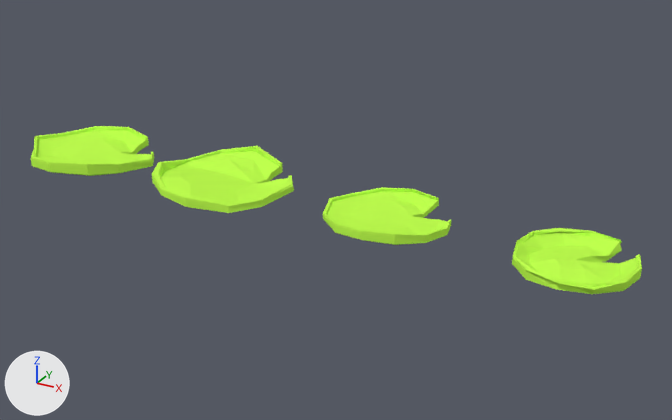
The Blender file Assets/Models/Doodads/Swamp/swampLillipads.blend, before and after one commit.
Camera for both pictures: a 50 mm lens placed at (21.7, -34.7, 17.4), pointed at (2.3, 0.6, -0.3). The axes (+X, +Y, +Z) are drawn at lower left. The lights are the same throughout.

In view in the first picture: 'LillypadA', 'LillypadB', 'LillypadC', 'LillypadD'.
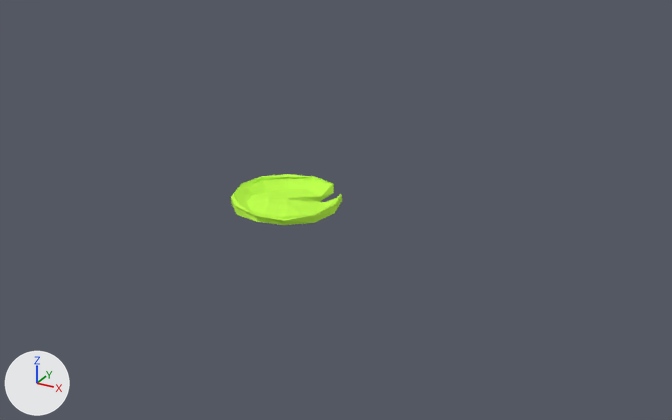
Where the newer file only moved an object's origin or applied its transform, the numbers keep the older frame.

The change, as a diff of the scene's bpy script:
```diff
--- a/Assets/Models/Doodads/Swamp/swampLillipads.blend.py
+++ b/Assets/Models/Doodads/Swamp/swampLillipads.blend.py
@@ me_sphere_003 @@
 me_sphere_003.from_pydata(...)  # 122 vertices, 131 faces; spans x -7.21..0.29, y -3.48..3.18, z -0.22..1.08
 # used by ob_lillypadd; location = (0.0, 0.0, 0.0)
+# me_sphere_003 part 1: the whole mesh is turned -90 degrees about the x axis through its middle, then moved by (3.32, 0.15, -0.15)
 me_sphere_003.materials.append(mat_lilypad_greena)
@@ me_sphere_002 @@
 me_sphere_002.from_pydata(...)  # 122 vertices, 131 faces; spans x 2.25..8.15, y -2.57..2.75, z -0.21..0.63
 # used by ob_lillypadc; location = (0.0, 0.0, 0.0)
+# me_sphere_002 part 2: the whole mesh is turned -90 degrees about the x axis through its middle, then moved by (-4.96, 0.11, 0.07)
 me_sphere_002.materials.append(mat_lilypad_greena)
@@ me_sphere_001 @@
 me_sphere_001.from_pydata(...)  # 122 vertices, 131 faces; spans x 11.23..16.43, y -2.74..2.74, z -0.39..0.48
 # used by ob_lillypada; location = (0.0, 0.0, 0.0)
+# me_sphere_001 part 3: the whole mesh is moved by (-13.82, -0.1, -0.08)
 me_sphere_001.materials.append(mat_lilypad_greena)
@@ me_sphere @@
 me_sphere.from_pydata(...)  # 122 vertices, 131 faces; spans x -15.91..-8.48, y -3.15..3.02, z -0.26..0.78
 # used by ob_lillypadb; location = (0.0, 0.0, 0.0)
+# me_sphere part 4: the whole mesh is turned -90 degrees about the x axis through its middle, then moved by (11.48, 0.17, -0.11)
 me_sphere.materials.append(mat_lilypad_greena)
@@ ob_lillypadd @@
 ob_lillypadd.location = (0.0, 0.0, 0.0)
+ob_lillypadd.rotation_euler = (1.571, 0.0, 0.0)  # degrees (90, 0, 0)
+ob_lillypadd.hide_viewport = True
@@ ob_lillypadc @@
 ob_lillypadc.location = (0.0, 0.0, 0.0)
+ob_lillypadc.rotation_euler = (1.571, 0.0, 0.0)  # degrees (90, 0, 0)
+ob_lillypadc.hide_viewport = True
@@ ob_lillypadb @@
 ob_lillypadb.location = (0.0, 0.0, 0.0)
+ob_lillypadb.rotation_euler = (1.571, 0.0, 0.0)  # degrees (90, 0, 0)
+ob_lillypadb.hide_viewport = True
```

Location of each change, (x1, y1, x2, y2) in pixels of the pictures (672 x 420 px):
'LillypadA', mesh moved: before (512, 228, 642, 294); after (231, 174, 342, 225)
'LillypadD', hidden (green): before (152, 146, 294, 213)
'LillypadC', hidden (green): before (322, 187, 451, 245)
'LillypadB', hidden (green): before (31, 126, 154, 176)
